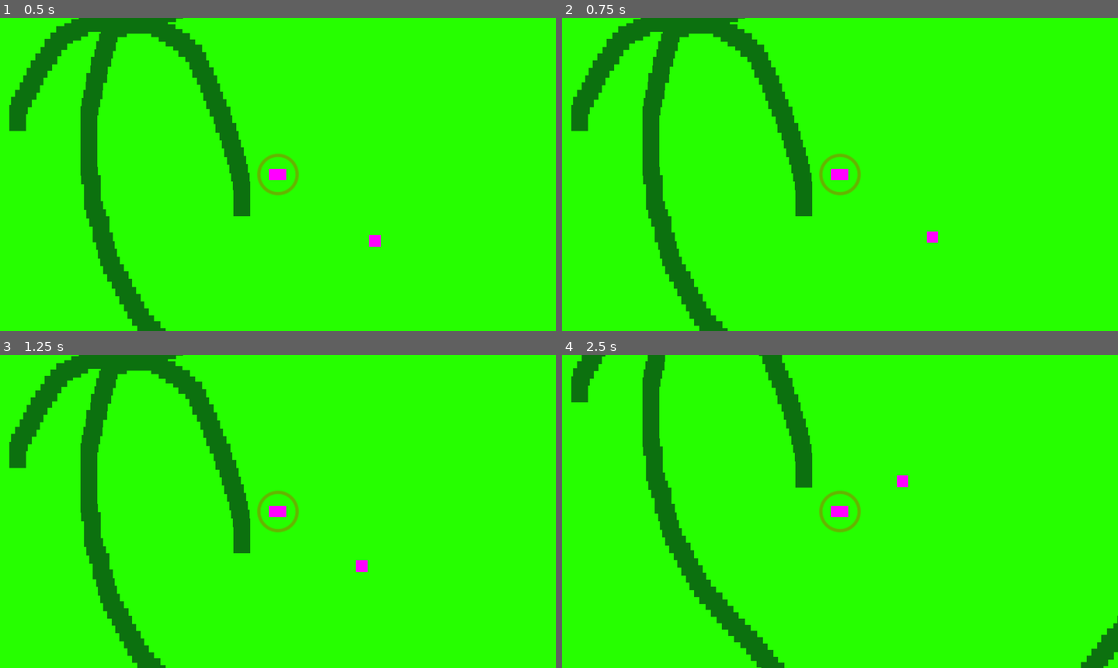
Above: before the commit, frames 1-4 (two rows, left to right).
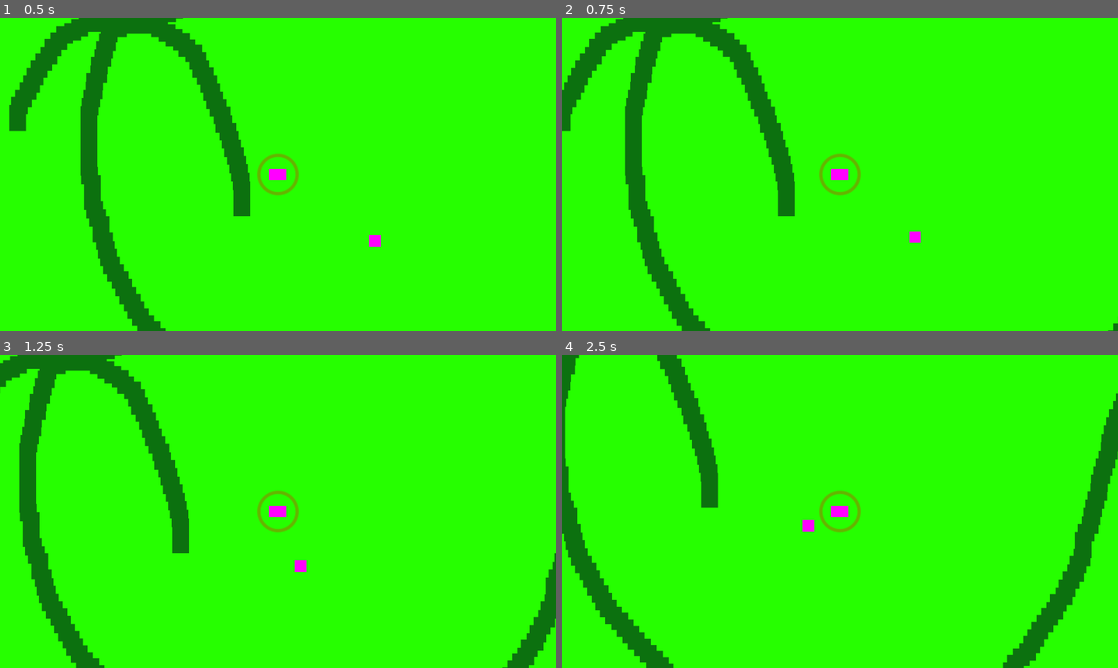
Above: after the commit, the same moments.

Repository: Enneagon/GodotGameJam2024
Game: Godot game, scene res://Scenes/game.tscn
Two runs of this game, one before a commit and one after it. Both use one fixed random seed, a clock stepped at 60 frames per second and the inputs below.
Inputs:
- Up to frame 1 (0.5 s): no input
- Up to frame 2 (0.75 s): tap Enter at 0.5 s; hold D (move_right) from 0.53 s (still down)
- Up to frame 3 (1.25 s): keep holding D (move_right)
- Up to frame 4 (2.5 s): release D (move_right) at 1.28 s; hold Down (move_down) 1.28-2.03 s; hold D (move_right) from 2.03 s (still down)

Frame 1 is identical in both runs. In frame 2, 12% of the frame differs, in the area x 0-100%, y 0-100%; in frame 3, 13%; in frame 4, 14%.

Commit message:
Re-added WASD, whoops

Diff:
--- a/Scripts/player.gd
+++ b/Scripts/player.gd
@@ -4,7 +4,7 @@
 var biteArray = []
 
 func _physics_process(delta):
-	var direction: Vector2 = Input.get_vector("ui_left", "ui_right", "ui_up", "ui_down")
+	var direction: Vector2 = Input.get_vector("move_left", "move_right", "move_up", "move_down")
 
 	velocity = direction.normalized()
 	position += velocity * GlobalVars.playerSpeed * delta
